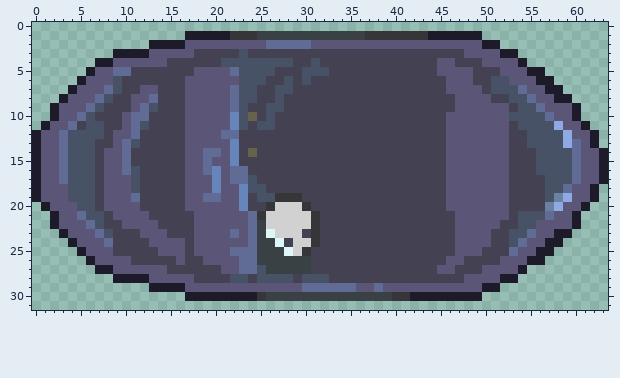
Two states of a pixel-art sprite, assets/sprites/boatMC.png. The picture above is the old version.
The file is 64x32 pixels.
The same view after the edit:
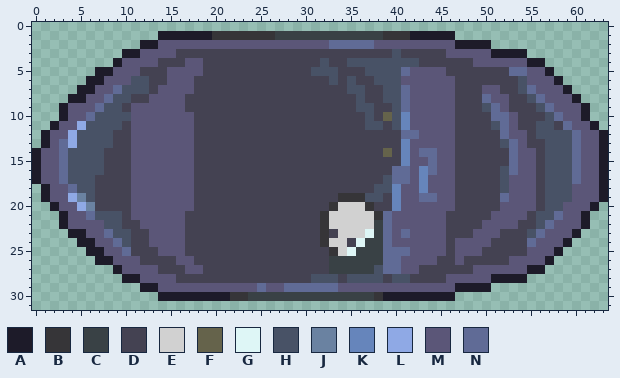
Palette (. is transparent): A #1d1b29  B #363538  C #394145  D #444252  E #d1d1d1  F #65634b  G #def6f6  H #485266  J #6a82a1  K #6685bb  L #8fa9e5  M #5b5678  N #606b96
Difference:
Changed rows in their new state; - is an unchanged pixel.
first column x 0:
 1 --------------AAA---BB---BB----------CC---AA---...--------------
 2 ------------A-MMM---------MMMMM--NNNNN---------AAA-.------------
 3 ---------.--M---DD-----D----------------H-----MM---A--A---------
 4 -------..A----D--MM--DDDDDDDD--DH--HHHHHHHH--DD--M----MAA-------
 5 ------.AAMMM---MMM-DDDDDDDD---D--H---HHHHNMMM-DDD---DNNMMA------
 6 -----.AA-MMHH--MM-DDDDDDDD--D-D--H-H--HHHMMMMM-DD--DDDH-MMA-----
 7 ----.AA-MNHHHDMMM-DDDDDDD--DD------HH--HHNMMMM-DDDMMDDHN-MMA----
 8 ---.AA-MNHHDDMMMMDDDDDDDD--D--------H--HHNMMMMMDDDNMMDDHN-MMA---
 9 --.A--MNHH--MMMMMDDDDDDD--DD--------HH--HNMMMMMDDDHN--DDHN--MA--
10 --.A-MNHHHHMMMMMM-DDDDDDD-D----------H-FHKMMMM-DDDDNNMDDDHN-MA--
11 -.A-ML--HHDMMMMMM-DDDDDD-DD----------HH-HKMMMM-DDDDHNMDD--DN-MA-
12 .A-ML---HDDMMMMMM-DDDDD------------------NNMMM-DDDDDNMMD---HN-MA
13 .A--L--HHDDMMMMMM-DDDDD------------------KMMMM-DDDDDHNMDD--H--MA
14 -------HDDDMMMMMM-DDDDD-D--------------F-KMNNM-DDDDDDNMMD-------
15 -------HDDDMMMMMM-DDDDD------------------KMMNM-DDDDDDNMMD-------
16 -------HDDDMMMMMM-DDDDDD----------------NNMKNM-DDDDDHNMMD-------
17 --------DDDMMMMMM-DDDDDDD--------------HNNMKMM-DDDDDHMMM--------
18 .A--N---DDDMMMMMM-DDDDDDDD------------HHKMMKMM-DDDDDHMMM---H--MA
19 .A--LJ--DDDMMMMMM-DDDDDD-DDDDD----BBBHH-KMMNNM-DDDDDNMMM--HH--MA
20 -.A--LJ-DDD-MMMMM-DDDDDD--DDDDD--BEEEB--KMMMMM-DDDDD-MMM-HH--MA-
21 --.A-MN-HHD--MMMM-DDDDDDDDDDDDDDBEEEEEBNMMMMMM-DDDD--MMD-HN-MA--
22 --.A--MMHHDD--MMM-DDDDDDDDDDDDDDBEEEEECNMMMMMM-DDD--MMDDHN--MA--
23 ---.AA-MNHH-D--MM-DDDDDDDDDDDD-DB-EEEGCNMNMMMM-DD--M-DDHN-MMA---
24 ----.AA-MNH-------DDDDDDDDDD-DDDBEE-GCCNMMMMMM-------DDN-MMA----
25 -----.AA-MN-------DDDDDDDDDDDDD--BEGCCCNNNMMMM-------DD-MMA-----
26 ------.AA--M-----M-DDDDDDDDDDDD--CCCCCCNNMMMM-D-----D--MMA------
27 -------..A----D--MM--DDDDDDDDDD--CCCCCHNNMM--DD--M----MAA-------
28 ---------.--M---DD----DD-DDDD-D--H-HHHH-HH----MM---A--A---------
29 ------------A-MMM--------N--NN----MM--M--------AAA-.------------
30 --------------AAA-----BBCC------------BAAA-----...--------------
Where, in picture pixels (left, top, right, bottom), the same in both pictures:
changed: (32, 31, 608, 301)
